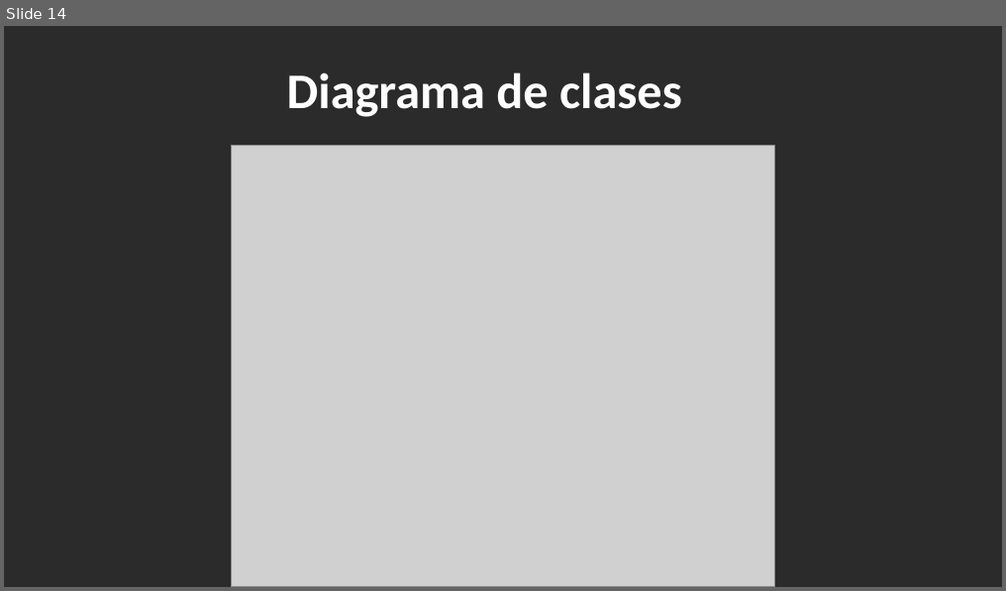
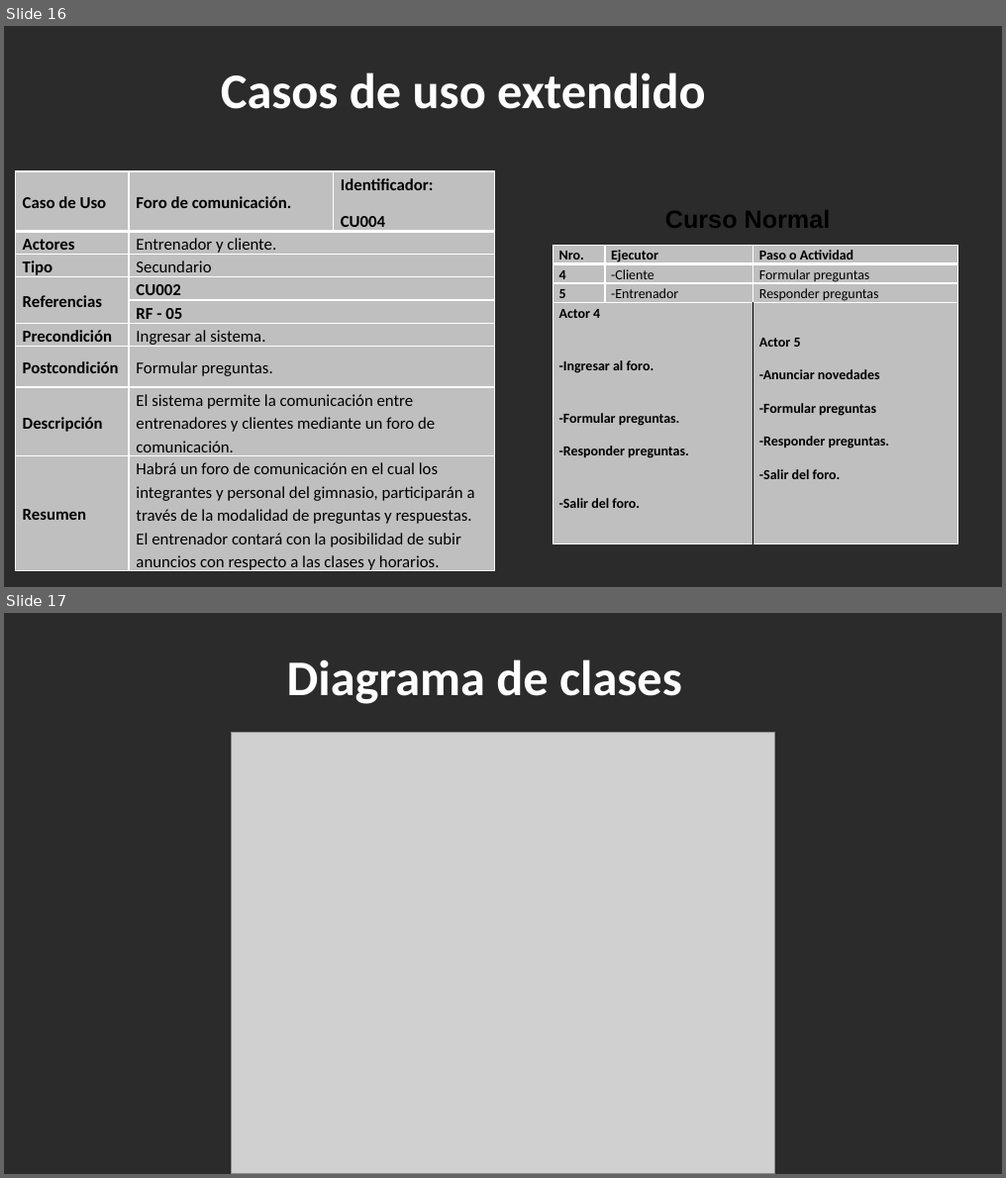
Before and after one commit to teamfsteelsystem/ProyectoFSS, a slide deck: Descripcion FSS/ExpoOficialFSS.pptx. Shown one above the other, each under a label of ours: slide 14 before the commit, slides 16 and 17 after it. The pictures are 1006x591 and 1006x1178 pixels, drawn with LibreOffice and Linux fonts; fonts in the diff are those of the drawing; grey boxes stand for pictures; background and template pictures are left out; a plain dark background stands for a picture behind light text. Boxes give left, top, right and bottom in pixels: in the first picture for what was removed or moved away, otherwise in the second. Text is boxed around its words. In the diff, an @@ line names an element or a change of style, - is before the commit and + after.

```diff
--- a/Descripcion FSS/ExpoOficialFSS.pptx
+++ b/Descripcion FSS/ExpoOficialFSS.pptx
@@ slide 16 added at <box>4,26,1002,587</box>, background picture (left out) @@
@@ text added at <box>221,73,705,109</box>, 36 pt, text #FFFFFF, bold @@
+Casos de uso extendido
@@ table added at <box>15,172,495,576</box>, 9 rows, 3 columns @@
+Caso de Uso | Foro de comunicación. | Identificador: / CU004
+Actores | Entrenador y cliente. | 
+Tipo | Secundario | 
+Referencias | CU002 | 
+ | RF - 05 | 
+Precondición | Ingresar al sistema. | 
+Postcondición | Formular preguntas. | 
+Descripción | El sistema permite la comunicación entre entrenadores y clientes mediante un foro de comunicación. | 
+Resumen | Habrá un foro de comunicación en el cual los integrantes y personal del gimnasio, participarán a través de la modalidad de preguntas y respuestas. El entrenador contará con la posibilidad de subir anuncios con respecto a las clases y horarios. | 
@@ text added at <box>665,210,831,228</box>, 18 pt, text #000000, bold @@
+Curso Normal
@@ table added at <box>552,245,958,512</box>, 4 rows, 3 columns @@
+Nro. | Ejecutor | Paso o Actividad
+4 | -Cliente | Formular preguntas
+5 | -Entrenador | Responder preguntas
+Actor 4 / -Ingresar al foro. / -Formular preguntas. / -Responder preguntas. / -Salir del foro. |  | Actor 5 / -Anunciar novedades / -Formular preguntas / -Responder preguntas. / -Salir del foro.
@@ what was slide 14 is now slide 17 @@
```
Also in this commit, not shown: 6 slides changed, 4 other slides added, 2 slides removed, 7 other files.
